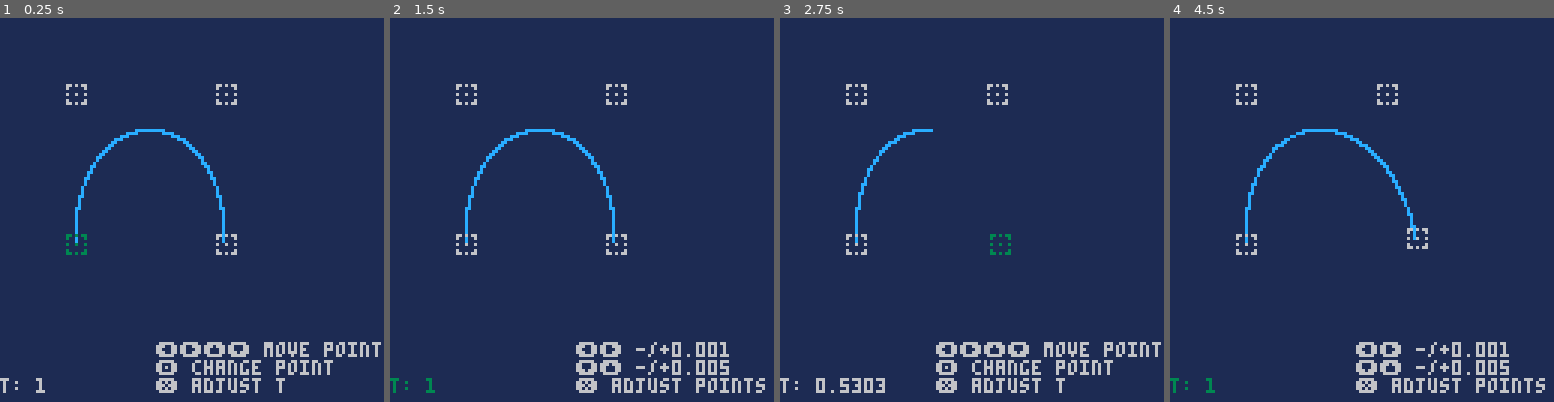
Above: before the commit, frames 1-4 (left to right).
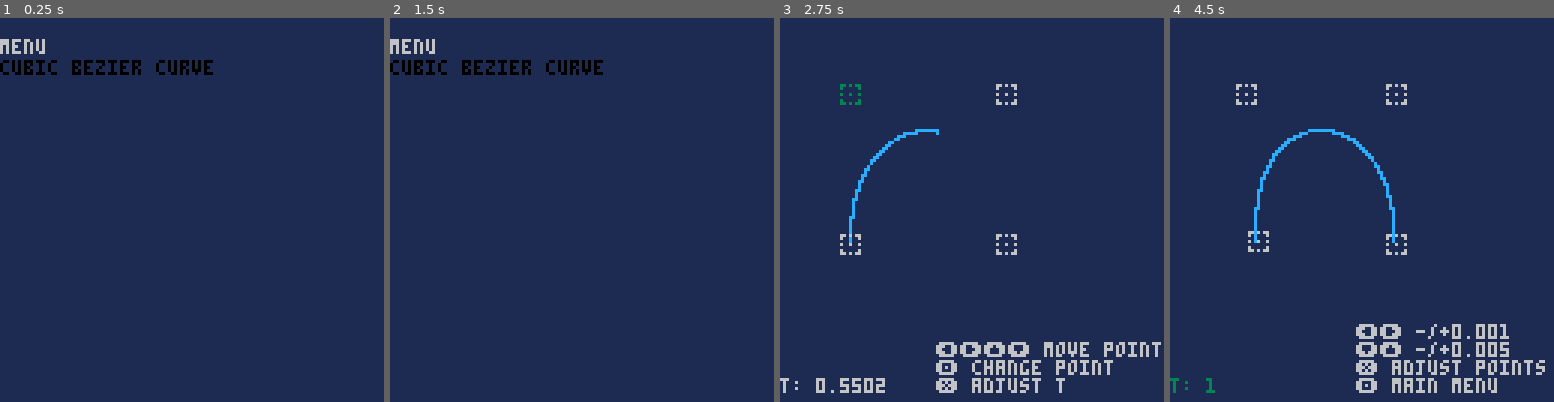
Above: after the commit, the same moments.

Repository: ajbowen249/pico-8-bezier
Game: PICO-8 cartridge bezier.p8
The game is run twice, just before and just after one commit, with the same random seed, the same clock (stepped at 60 frames per second) and the same inputs.
Inputs:
- Up to frame 1 (0.25 s): no input
- Up to frame 2 (1.5 s): tap O (Z key) at 0.33, 0.7, 1.43 s; tap X (X key) at 1.07 s
- Up to frame 3 (2.75 s): hold Left 1.97-2.37 s; tap X (X key) at 2.07, 2.4, 2.73 s; tap O (Z key) at 2.22 s; hold Down from 2.42 s (still down)
- Up to frame 4 (4.5 s): release Down at 2.82 s; hold Right 2.87-3.53 s; tap X (X key) every 0.33 s from 3.07 to 4.4 s; tap O (Z key) at 3.1, 3.98 s; hold Up 3.58-4.08 s; hold Right from 4.13 s (still down)

The runs differ from the first frame. In frame 1, 4.9% of the frame differs, in the area x 0-100%, y 5-98%; in frame 2, 4.6%; in frame 3, 1.1%; in frame 4, 3.7%.

Commit message:
add menu

Diff:
--- a/bezier.p8
+++ b/bezier.p8
@@ -1,6 +1,10 @@
 pico-8 cartridge // http://www.pico-8.com
 version 34
 __lua__
+-- globals
+selected_program = 1
+
+-->8
 -- math functions
 function lerp(v0, v1, t)
   return (1 - t) * v0 + t * v1
@@ -95,19 +99,23 @@
 
 -->8
 -- cubic bezier curve program logic
-cbds = { -- cubic bezier demo state
-  bez = cub_bezier(
-    point(25, 75),
-    point(25, 25),
-    point(75, 25),
-    point(75, 75)
-  ),
-  set_increment_value = 0.001,
-  selected_control_point = 0,
-  t_adjust_incr = 0.01,
-  set_t_value = 1,
-  mode = 0,
-}
+cbds = {} -- cubic bezier demo state
+
+function init_cubic_bezier_demo()
+  cbds = {
+    bez = cub_bezier(
+      point(25, 75),
+      point(25, 25),
+      point(75, 25),
+      point(75, 75)
+    ),
+    set_increment_value = 0.001,
+    selected_control_point = 0,
+    t_adjust_incr = 0.01,
+    set_t_value = 1,
+    mode = 0,
+  }
+end
 
 function draw_t_panel(t_val, active)
   local col = active and 3 or 6
@@ -120,9 +128,10 @@
     print("🅾️ change point", 52, 114, 6)
     print("❎ adjust t", 52, 120, 6)
   elseif cur_mode == 1 then
-    print("⬅️➡️ -/+" .. cbds.set_increment_value, 62, 108, 6)
-    print("⬇️⬆️ -/+" .. cbds.set_increment_value * 5, 62, 114, 6)
-    print("❎ adjust points", 62, 120, 6)
+    print("⬅️➡️ -/+" .. cbds.set_increment_value, 62, 102, 6)
+    print("⬇️⬆️ -/+" .. cbds.set_increment_value * 5, 62, 108, 6)
+    print("❎ adjust points", 62, 114, 6)
+    print("🅾️ main menu", 62, 120, 6)
   end
 end
 
@@ -191,6 +200,10 @@
           cbds.set_t_value += cbds.t_adjust_incr * 5
         end
 
+        if btn(4) then
+          selected_program = 1
+        end
+
         if cbds.set_t_value < 0 then
           cbds.set_t_value = 0
         elseif cbds.set_t_value > 1 then
@@ -200,20 +213,84 @@
 end
 
 -->8
+-- main menu
+
+mms = {} -- main menu state
+mms_last_program = 2
+
+function init_main_menu()
+  mms = {
+    selected_program = mms_last_program,
+    options = {
+      "menu",
+      "cubic bezier curve",
+    },
+  }
+end
+
+function draw_main_menu()
+  rectfill(0, 0, 127, 127, 1)
+  for i, option in ipairs(mms.options) do
+    print(option, 0, i * 7, 7 and i == mms.selected_program or 6)
+  end
+end
+
+function update_main_menu()
+  if btnp(2) then
+    mms.selected_program -= 1
+
+    if mms.selected_program < 1 then
+      mms.selected_program = #mms.options
+    end
+  end
+
+  if btnp(3) then
+    mms.selected_program += 1
+    if mms.selected_program > #mms.options then
+      mms.selected_program = 1
+    end
+  end
+
+  if btnp(4) or btnp(5) then
+    selected_program = mms.selected_program
+    mms_last_program = mms.selected_program
+  end
+end
+
+-->8
 -- main program logic
-
-selected_pane = 0
+last_update_program = -1
+
+init_funcs = {
+  init_main_menu,
+  init_cubic_bezier_demo,
+}
+
+draw_funcs = {
+  draw_main_menu,
+  draw_cubic_bezier_demo,
+}
+
+update_funcs = {
+  update_main_menu,
+  update_cubic_bezier_demo,
+}
 
 function _draw()
-  if selected_pane == 0 then
-    draw_cubic_bezier_demo()
-  end
+  if last_update_program != selected_program then
+    return
+  end
+
+  draw_funcs[selected_program]()
 end
 
 function _update()
-  if selected_pane == 0 then
-    update_cubic_bezier_demo()
-  end
+  if last_update_program != selected_program then
+    init_funcs[selected_program]()
+    last_update_program = selected_program
+  end
+
+  update_funcs[selected_program]()
 end
 
 __gfx__
